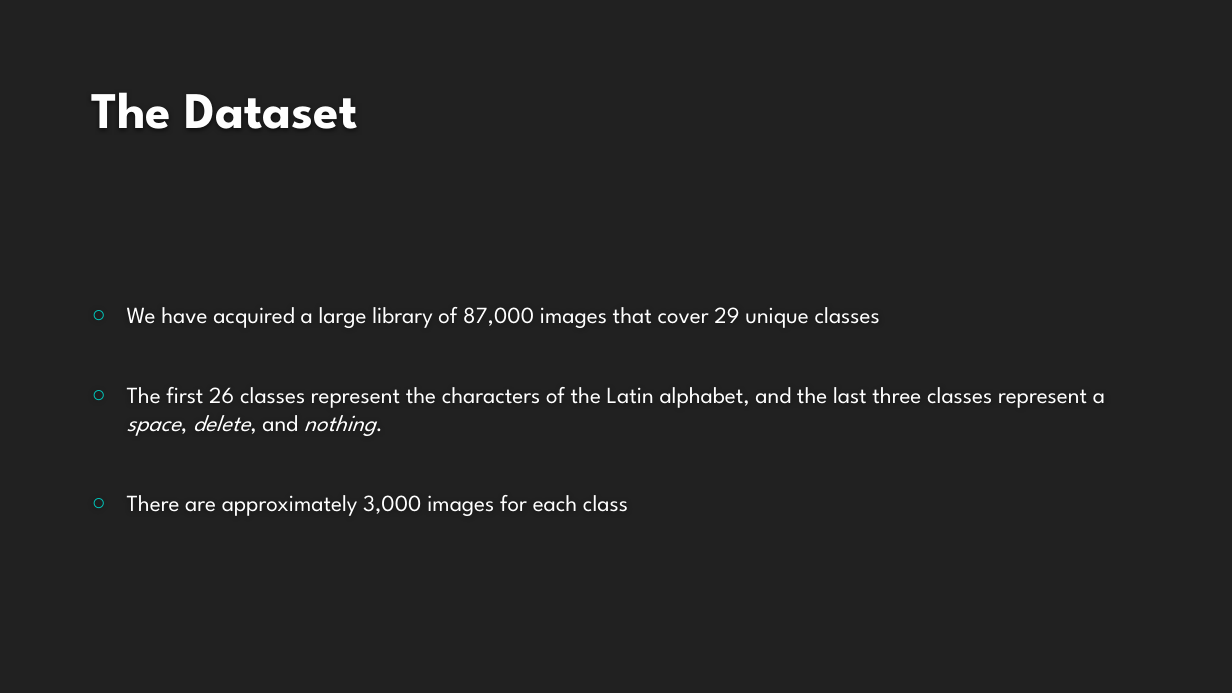
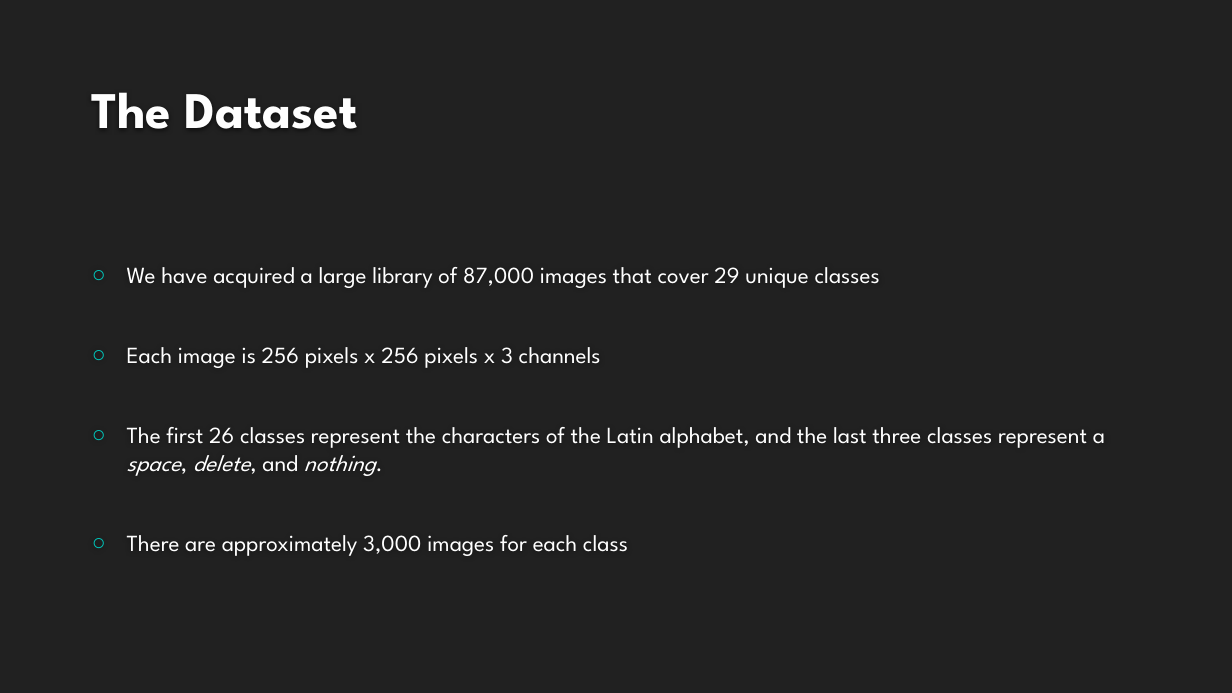
Before and after one commit to landonbuell/Buell-Masters-Project, a slide deck: slide 5 of milestones/BUELL_ENGR6970_Milestone04.pptx. Drawn at 1232x693 pixels with LibreOffice and Linux fonts; fonts in the diff are those of the drawing; background and template pictures are left out. Boxes give left, top, right and bottom in pixels: in the first picture for what was removed or moved away, otherwise in the second. Text is boxed around its words. In the diff, an @@ line names an element or a change of style, - is before the commit and + after.

```diff
--- a/milestones/BUELL_ENGR6970_Milestone04.pptx
+++ b/milestones/BUELL_ENGR6970_Milestone04.pptx
@@ text at (127, 347, 601, 368): paragraph added @@
+○ Each image is 256 pixels x 256 pixels x 3 channels
```
Also in this commit, not shown: 1 other slide changed, 4 slides added, 1 slide removed.
